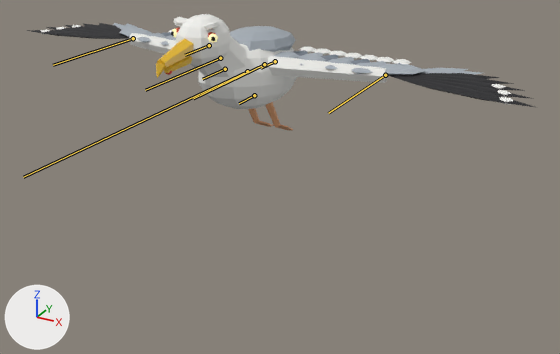
Two versions of the glTF model assets/creatures/giant_gull.glb, one commit apart.
Before and after are seen from a 50 mm camera at (2.48, -4.09, 3.27) aimed at (0.05, 0.33, 1.06). Every picture has the same lights, and +X, +Y and +Z are marked at lower left. The first picture is the older version. The bones that bend it are drawn over the model as lines.

In view in the first picture: 'giant_gull_mesh'.
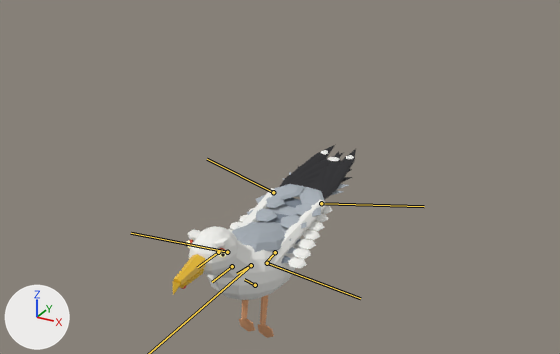
The newer file adds an action. The first version stands in its rest pose; the second is drawn at frame 87 of the action 'sit'.

Boxes (x1, y1, x2, y2) around the edits, measured in the pictures (560 x 354 px):
'giant_gull_mesh', posed (64% narrower, 64% taller): before (26, 14, 538, 131); after (172, 145, 356, 338)
bone 'body', root to tip: before (247, 71) to (231, 79); after (251, 265) to (237, 274)
bone 'legs', root to tip: before (254, 95) to (239, 103); after (255, 285) to (244, 279)
bone 'neck', root to tip: before (225, 69) to (202, 79); after (232, 266) to (212, 282)
bone 'tail', root to tip: before (275, 61) to (261, 68); after (275, 252) to (265, 263)
bone 'wing_l', root to tip: before (264, 64) to (193, 98); after (267, 263) to (360, 298)
bone 'tip_l', root to tip: before (385, 75) to (328, 113); after (321, 203) to (424, 206)
bone 'wing_r', root to tip: before (220, 58) to (145, 90); after (227, 252) to (131, 233)
bone 'tip_r', root to tip: before (133, 38) to (53, 65); after (273, 192) to (207, 159)

The edits, one by one:
Bone 'root' (bone_root) moves from (0.0, 0.0, 0.0) to (0.0, 0.0, -1.409).
Bone 'body' (bone_body) turns from (0, 0, 0) to (8, 0, 0) degrees about its own x, y and z.
Bone 'legs' (bone_legs) turns from (0, 0, 0) to (32, 0, 0) degrees about its own x, y and z.
Bone 'neck' (bone_neck) turns from (0, 0, 0) to (-6, 0, 0) degrees about its own x, y and z.
Bone 'tail' (bone_tail) turns from (0, 0, 0) to (-6, 0, 7) degrees about its own x, y and z.
Bone 'wing_l' (bone_wing_l) turns from (0, 0, 0) to (0, 18, 80) degrees about its own x, y and z.
Bone 'tip_l' (bone_tip_l) turns from (0, 0, 0) to (0, 0, 24) degrees about its own x, y and z.
Bone 'wing_r' (bone_wing_r) turns from (0, 0, 0) to (0, -18, -80) degrees about its own x, y and z.
Bone 'tip_r' (bone_tip_r) turns from (0, 0, 0) to (0, 0, -24) degrees about its own x, y and z.
